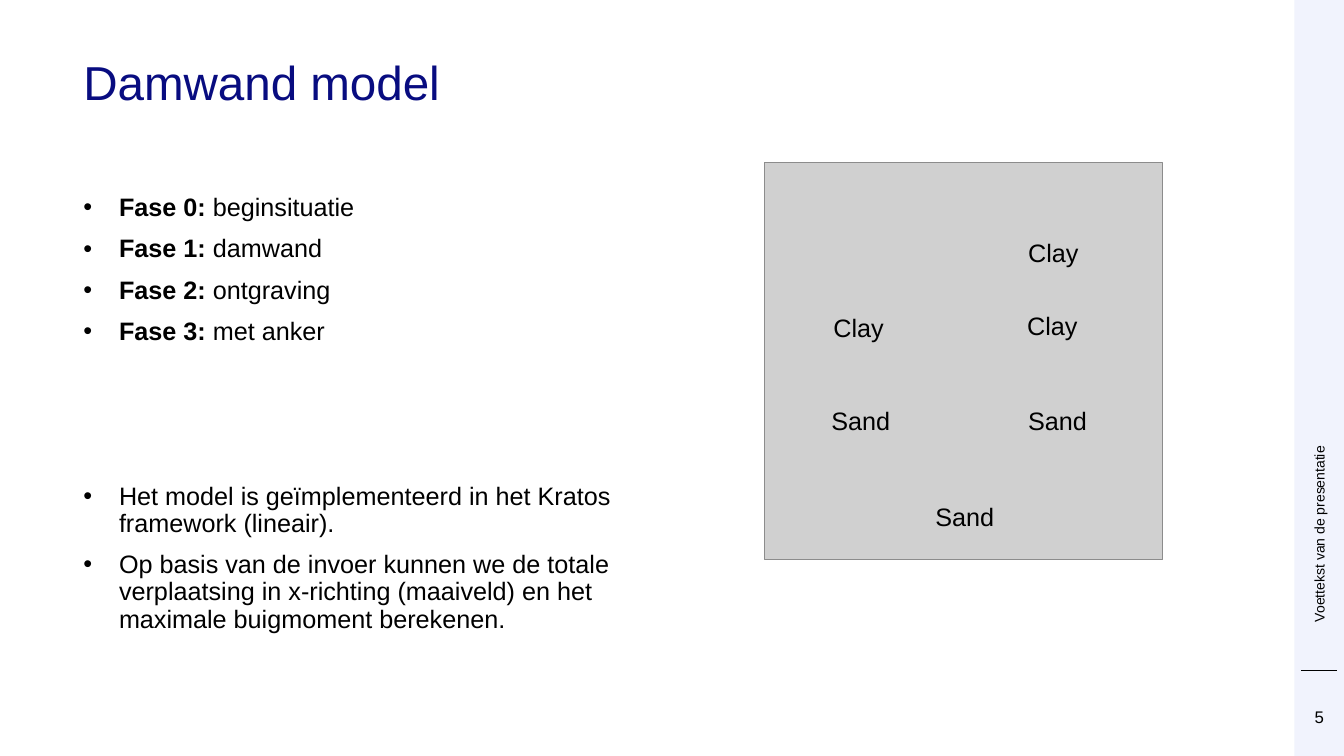
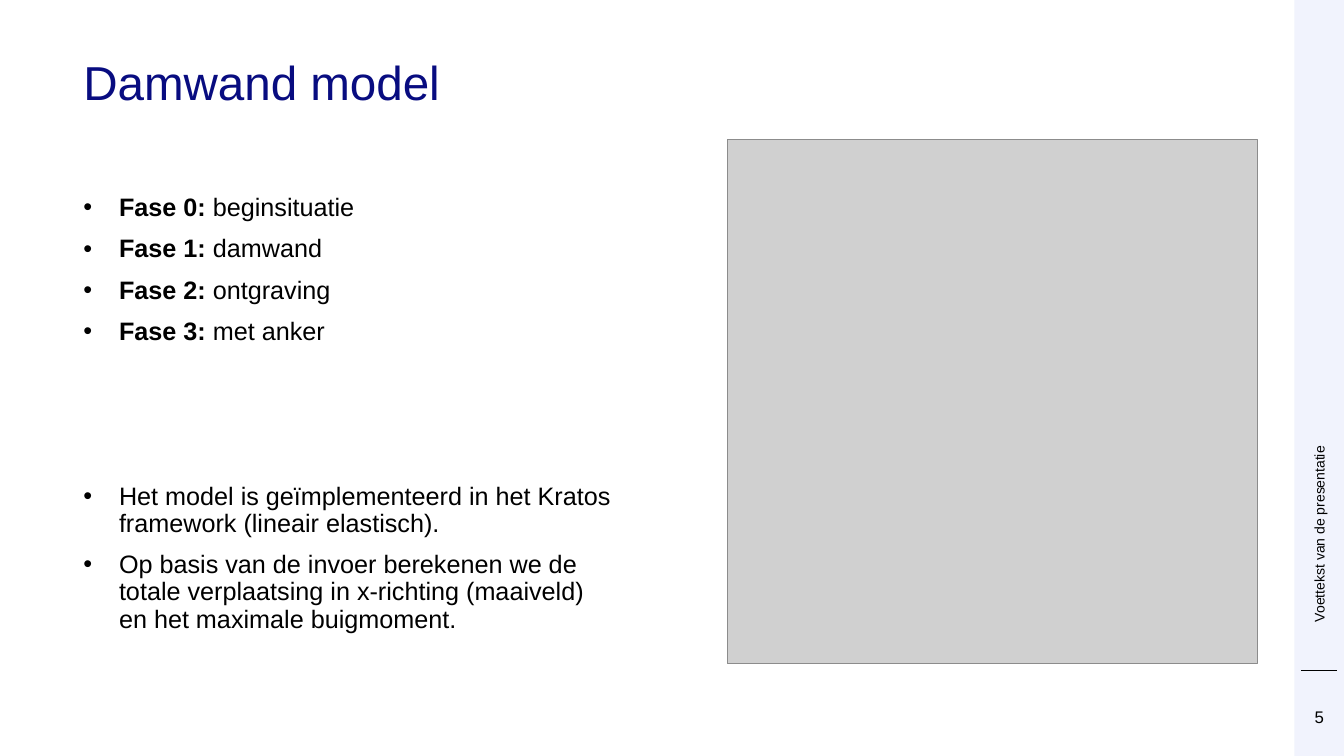
Before and after one commit to Deltares/ProbabilisticLibrary, a slide deck: slide 5 of sources/Deltares.Probabilistic.PWrapper.Examples/kratos/Prob Kratos DSD.pptx. Drawn at 1344x756 pixels with LibreOffice and Linux fonts; fonts in the diff are those of the drawing; grey boxes stand for pictures; background and template pictures are left out. Boxes give left, top, right and bottom in pixels: in the first picture for what was removed or moved away, otherwise in the second. Text is boxed around its words. In the diff, an @@ line names an element or a change of style, - is before the commit and + after.

```diff
--- a/sources/Deltares.Probabilistic.PWrapper.Examples/kratos/Prob Kratos DSD.pptx
+++ b/sources/Deltares.Probabilistic.PWrapper.Examples/kratos/Prob Kratos DSD.pptx
@@ picture: place and size @@
-picture at <box>765,163,1164,561</box>
+picture at <box>727,140,1257,664</box>
@@ text removed at <box>1028,243,1078,268</box> @@
-Clay
@@ text removed at <box>833,318,883,343</box> @@
-Clay
@@ text removed at <box>1027,316,1077,340</box> @@
-Clay
@@ text removed at <box>831,411,890,431</box> @@
-Sand
@@ text removed at <box>1028,411,1087,431</box> @@
-Sand
@@ text at <box>119,486,611,633</box>: text changed @@
-• Het model is geïmplementeerd in het Kratos framework (lineair).
-• Op basis van de invoer kunnen we de totale verplaatsing in x-richting (maaiveld) en het maximale buigmoment berekenen.
+• Het model is geïmplementeerd in het Kratos framework (lineair elastisch).
+• Op basis van de invoer berekenen we de totale verplaatsing in x-richting (maaiveld) en het maximale buigmoment.
@@ text removed at <box>935,507,994,527</box> @@
-Sand
```
Also in this commit, not shown: 10 other slides changed, 1 slide removed.
